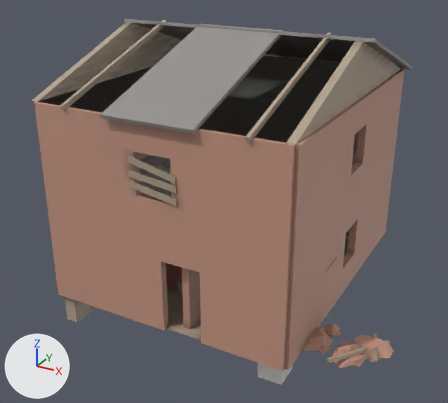
An edit to the glTF model jogo/assets/ruinas/casa_r3.glb, drawn before and after from the same camera.
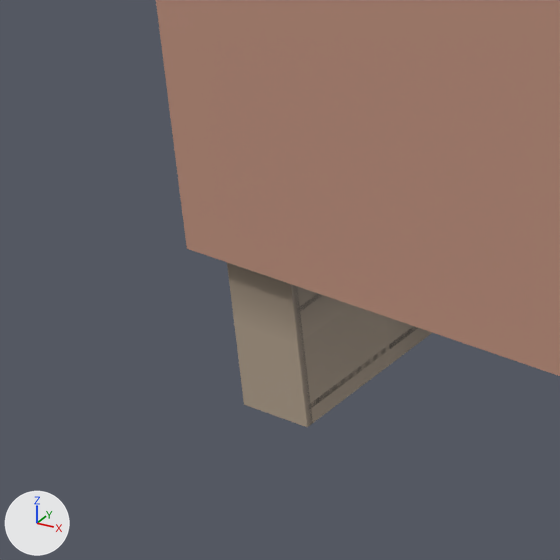
The first picture shows the older version from a 50 mm lens placed at (8.57, -16.47, 10.26), pointed at (0.05, -0.98, 2.52). The close-ups show the older and then the newer version on the part from 7% to 26% of the width and 63% to 85% of the height of that picture. Only the edits that show in the close-ups are written down. Arrows for +X, +Y and +Z are at lower left; the lights stay in place. Objects named as collision shapes, trigger or cutter boxes, shadow casters or lower levels of detail are left out. Where no turn or scale is listed for an object, it has been applied to the vertices.

Objects in the first close-up: 'estante', 'ext0_0'.
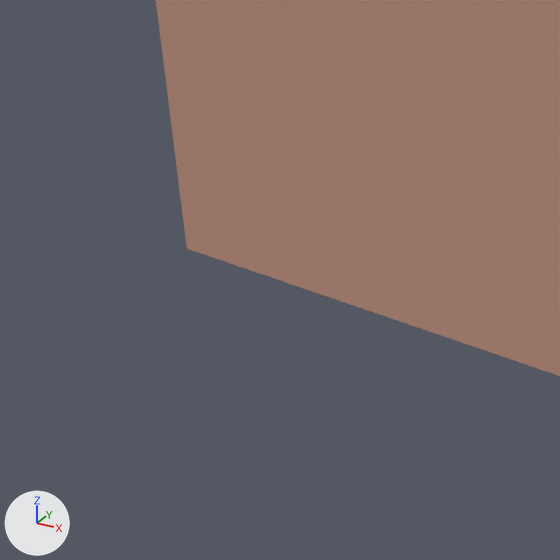
Pixel boxes (x1, y1, x2, y2) of what changed, in the close-ups (560 x 560 px):
'estante', deleted (brown): before (227, 263, 432, 427)

Patch to the scene script:
```diff
--- a/jogo/assets/ruinas/casa_r3.glb.py
+++ b/jogo/assets/ruinas/casa_r3.glb.py
@@ ob_estante @@
-ob_estante = bpy.data.objects.new('estante', me_e)
-ob_estante.location = (-3.39, -3.3, 0.06)
```
